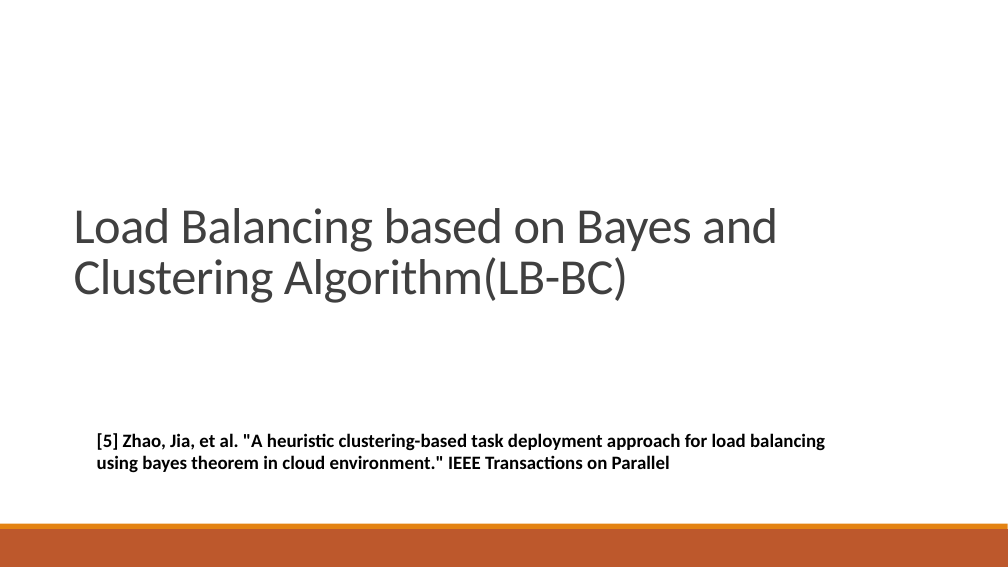
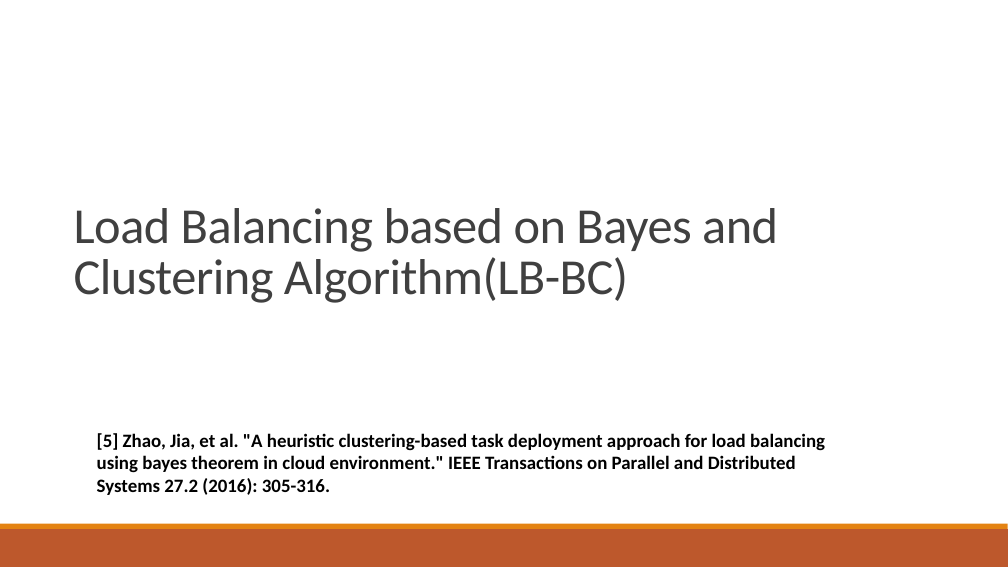
Before and after one commit to piyushbajaj0704/Cloud_Computing, a slide deck: slide 12 of Load Balancing Algorithms in Cloud Computing final presentation Last.pptx. Drawn at 1008x567 pixels with LibreOffice and Linux fonts; fonts in the diff are those of the drawing. Boxes give left, top, right and bottom in pixels: in the first picture for what was removed or moved away, otherwise in the second. Text is boxed around its words. In the diff, an @@ line names an element or a change of style, - is before the commit and + after.

```diff
--- a/Load Balancing Algorithms in Cloud Computing final presentation Last.pptx
+++ b/Load Balancing Algorithms in Cloud Computing final presentation Last.pptx
@@ text at (97,433,825,495): text changed @@
-[5] Zhao, Jia, et al. "A heuristic clustering-based task deployment approach for load balancing using bayes theorem in cloud environment." IEEE Transactions on Parallel
+[5] Zhao, Jia, et al. "A heuristic clustering-based task deployment approach for load balancing using bayes theorem in cloud environment." IEEE Transactions on Parallel and Distributed Systems 27.2 (2016): 305-316.
```
Also in this commit, not shown: 11 other slides changed, 1 other file.
